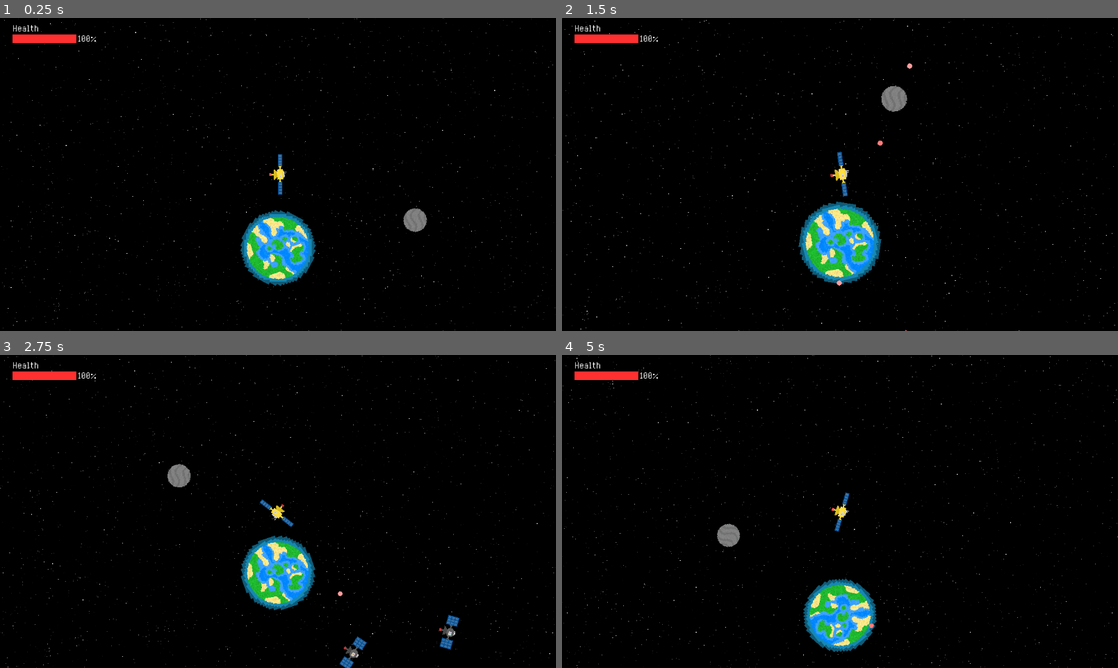
Above: before the commit, frames 1-4 (two rows, left to right).
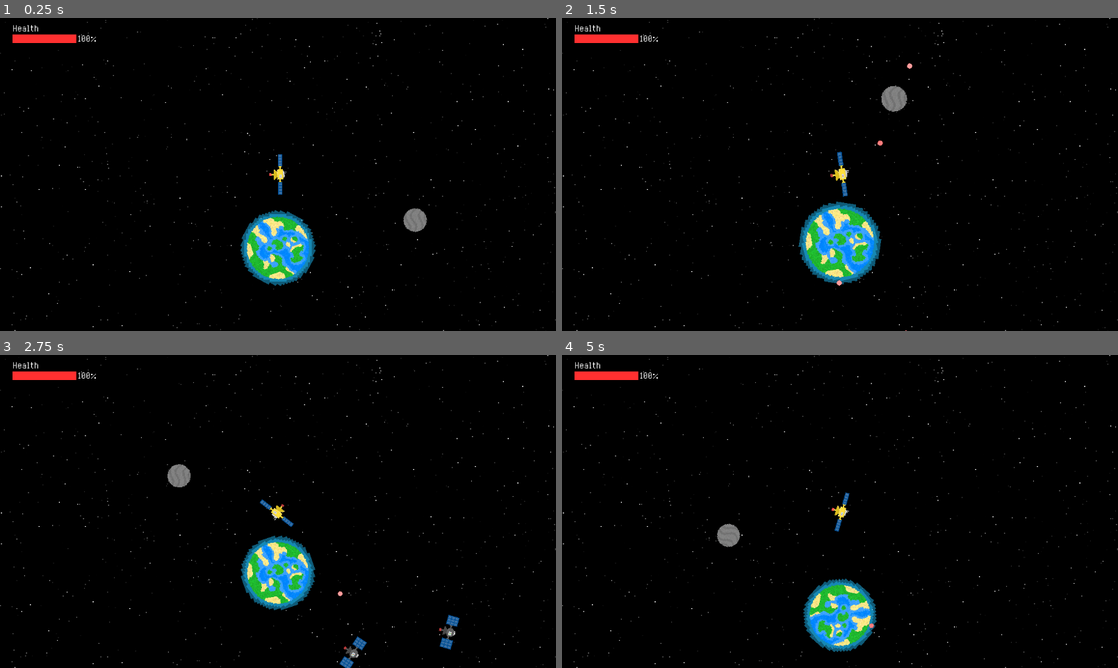
Above: after the commit, the same moments.

Repository: Birb-Games/gmtk-2025
Game: Godot game, scene res://scenes/main.tscn
The game is run twice, just before and just after one commit, with the same random seed, the same clock (stepped at 60 frames per second) and the same inputs.
Inputs (mouse positions are in pixels of both pictures, inside the frame that each line leads up to):
- Up to frame 1 (0.25 s): no input
- Up to frame 2 (1.5 s): move the mouse to (962, 158) at 0.52 s; press the mouse at (962, 158) at 0.53 s; hold Right (right) 0.53-1.28 s; move the mouse to (728, 190) at 1.27 s; release the mouse at (728, 190) at 1.28 s; hold Down (down) from 1.28 s (still down); tap Mouse wheel up (zoom_camera_in) at 1.35 s
- Up to frame 3 (2.75 s): move the mouse to (333, 442) at 2.02 s; release Down (down) at 2.03 s; hold Right (right) from 2.03 s (still down); tap Mouse wheel down (zoom_camera_out) at 2.1 s
- Up to frame 4 (5 s): move the mouse to (812, 574) at 2.77 s; release Right (right) at 2.78 s; hold Up (up) 2.78-3.53 s; click (812, 574) at 2.85 s; move the mouse to (1006, 558) at 3.52 s; hold A (left) from 3.53 s (still down); tap Mouse wheel up (zoom_camera_in) at 3.6 s; move the mouse to (673, 464) at 4.27 s; tap Mouse wheel down (zoom_camera_out) at 4.35 s

The runs differ from the first frame. In frame 1, 0.8% of the frame differs, in the area x 0-100%, y 0-100%; in frame 2, 0.8%; in frame 3, 0.8%; in frame 4, 0.9%.

Commit message:
remove parallax - using static background instead

Diff:
--- a/scenes/levels/level.tscn
+++ b/scenes/levels/level.tscn
@@ -1,8 +1,9 @@
-[gd_scene load_steps=5 format=3 uid="uid://2oltjvbyir1q"]
+[gd_scene load_steps=6 format=3 uid="uid://2oltjvbyir1q"]
 
 [ext_resource type="PackedScene" uid="uid://cxo4kp71j6amn" path="res://scenes/satellites/player_satellite.tscn" id="1_cktii"]
 [ext_resource type="Script" uid="uid://do6jtfhrbmf7w" path="res://scripts/level.gd" id="1_h8ms6"]
 [ext_resource type="PackedScene" uid="uid://dgc6sxp0v4uf6" path="res://scenes/space_objects/asteroid.tscn" id="2_0k1rn"]
+[ext_resource type="Texture2D" uid="uid://dsq5rgehdjua3" path="res://assets/textures/space.png" id="5_urvlt"]
 [ext_resource type="Script" uid="uid://dhtha4j8jelh4" path="res://scripts/camera.gd" id="6_3s4jt"]
 
 [node name="Level" type="Node2D"]
@@ -16,3 +17,8 @@
 [node name="Camera2D" type="Camera2D" parent="."]
 ignore_rotation = false
 script = ExtResource("6_3s4jt")
+
+[node name="Background" type="Sprite2D" parent="Camera2D"]
+z_index = -2
+scale = Vector2(1.2, 1.2)
+texture = ExtResource("5_urvlt")
--- a/scenes/main.tscn
+++ b/scenes/main.tscn
@@ -1,7 +1,6 @@
-[gd_scene load_steps=9 format=3 uid="uid://d0dmficfh1ng4"]
+[gd_scene load_steps=8 format=3 uid="uid://d0dmficfh1ng4"]
 
 [ext_resource type="Script" uid="uid://do4ophba58a5u" path="res://scripts/main.gd" id="1_jyhfs"]
-[ext_resource type="Texture2D" uid="uid://dsq5rgehdjua3" path="res://assets/textures/space.png" id="2_0wfyh"]
 [ext_resource type="PackedScene" uid="uid://csi6i1sy1v5be" path="res://scenes/levels/level1.tscn" id="3_jyhfs"]
 [ext_resource type="PackedScene" uid="uid://ba4da3577syhe" path="res://scenes/HUD.tscn" id="4_tbgi4"]
 [ext_resource type="AudioStream" uid="uid://ditndhvvs6l4l" path="res://assets/sfx/explosion.wav" id="5_tbgi4"]
@@ -11,18 +10,6 @@
 
 [node name="Main" type="Node2D"]
 script = ExtResource("1_jyhfs")
-
-[node name="Parallax2D" type="Parallax2D" parent="."]
-scroll_scale = Vector2(0.05, 0.05)
-scroll_offset = Vector2(0, -32)
-repeat_size = Vector2(1152, 648)
-ignore_camera_scroll = true
-
-[node name="Sprite2D" type="Sprite2D" parent="Parallax2D"]
-z_index = -2
-position = Vector2(576, 324)
-scale = Vector2(1.2, 1.2)
-texture = ExtResource("2_0wfyh")
 
 [node name="Level" parent="." instance=ExtResource("3_jyhfs")]
 
--- a/scripts/camera.gd
+++ b/scripts/camera.gd
@@ -15,7 +15,6 @@
 	elif Input.is_action_just_pressed("zoom_camera_in"):
 		zoom *= 1.1
 	# Adjust the background coverage
-	$/root/Main/Parallax2D.repeat_times = (1 / zoom.x) * 2.0 + 2
-	$/root/Main/Parallax2D.rotation = rotation
 	zoom.x = clamp(zoom.x, MIN_ZOOM, MAX_ZOOM)
 	zoom.y = zoom.x
+	$Background.scale = Vector2(1.0 / zoom.x, 1.0 / zoom.y) * 2.0
